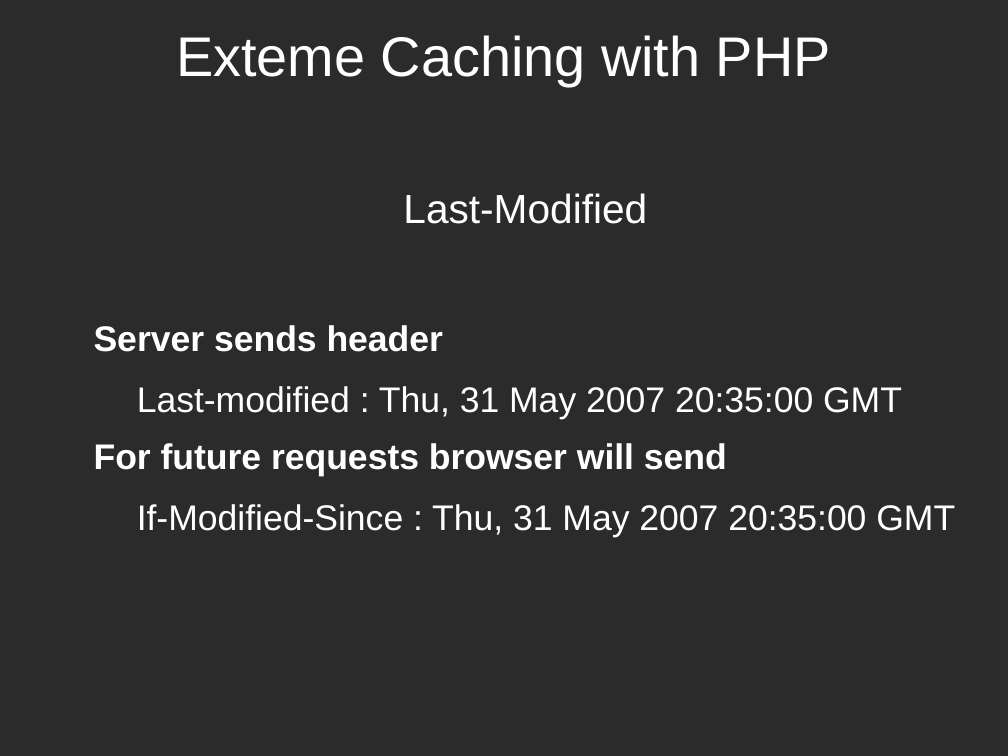
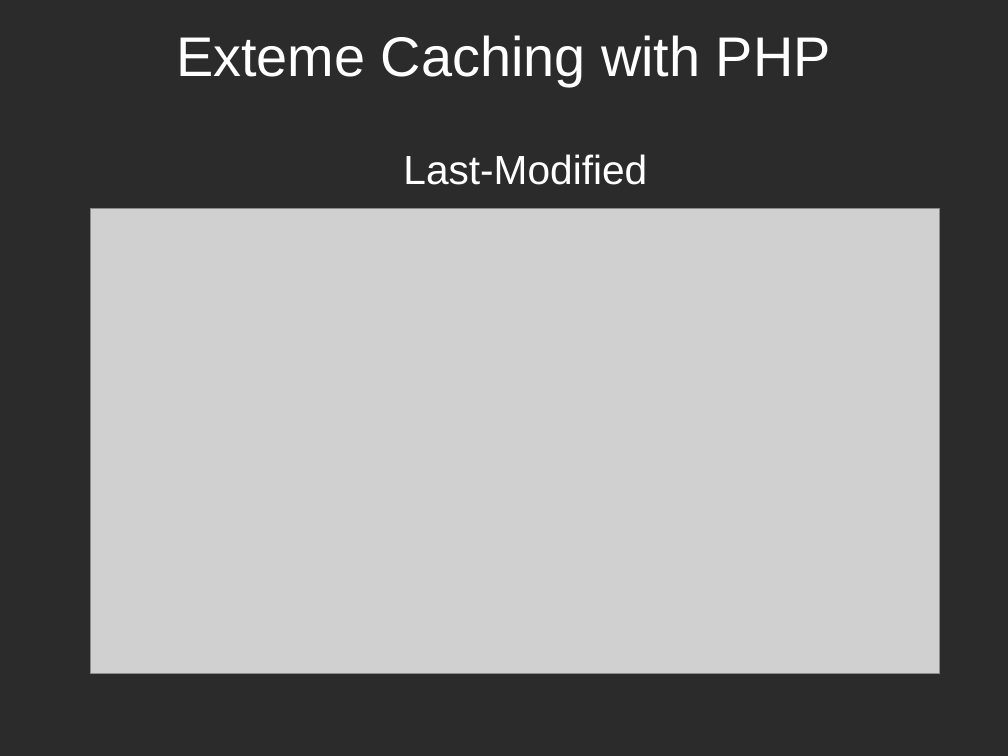
Before and after one commit to piotrmiazga/extreme_caching, a slide deck: slide 46 of presentation.odp (slide 38 before the commit). Drawn at 1008x756 pixels with LibreOffice and Linux fonts; fonts in the diff are those of the drawing; grey boxes stand for pictures; background and template pictures are left out; a plain dark background stands for a picture behind light text. Boxes give left, top, right and bottom in pixels: in the first picture for what was removed or moved away, otherwise in the second. Text is boxed around its words. In the diff, an @@ line names an element or a change of style, - is before the commit and + after.

```diff
--- a/presentation.odp
+++ b/presentation.odp
@@ text added at <box>403,154,647,185</box>, 32 pt, text #FFFFFF @@
+Last-Modified
@@ picture added at <box>91,209,940,673</box> @@
@@ text removed at <box>94,193,955,537</box> @@
-Last-Modified
-Server sends header
-  Last-modified : Thu, 31 May 2007 20:35:00 GMT
-For future requests browser will send
-  If-Modified-Since : Thu, 31 May 2007 20:35:00 GMT
```
Also in this commit, not shown: 28 other slides changed, 12 slides added, 5 other files.
